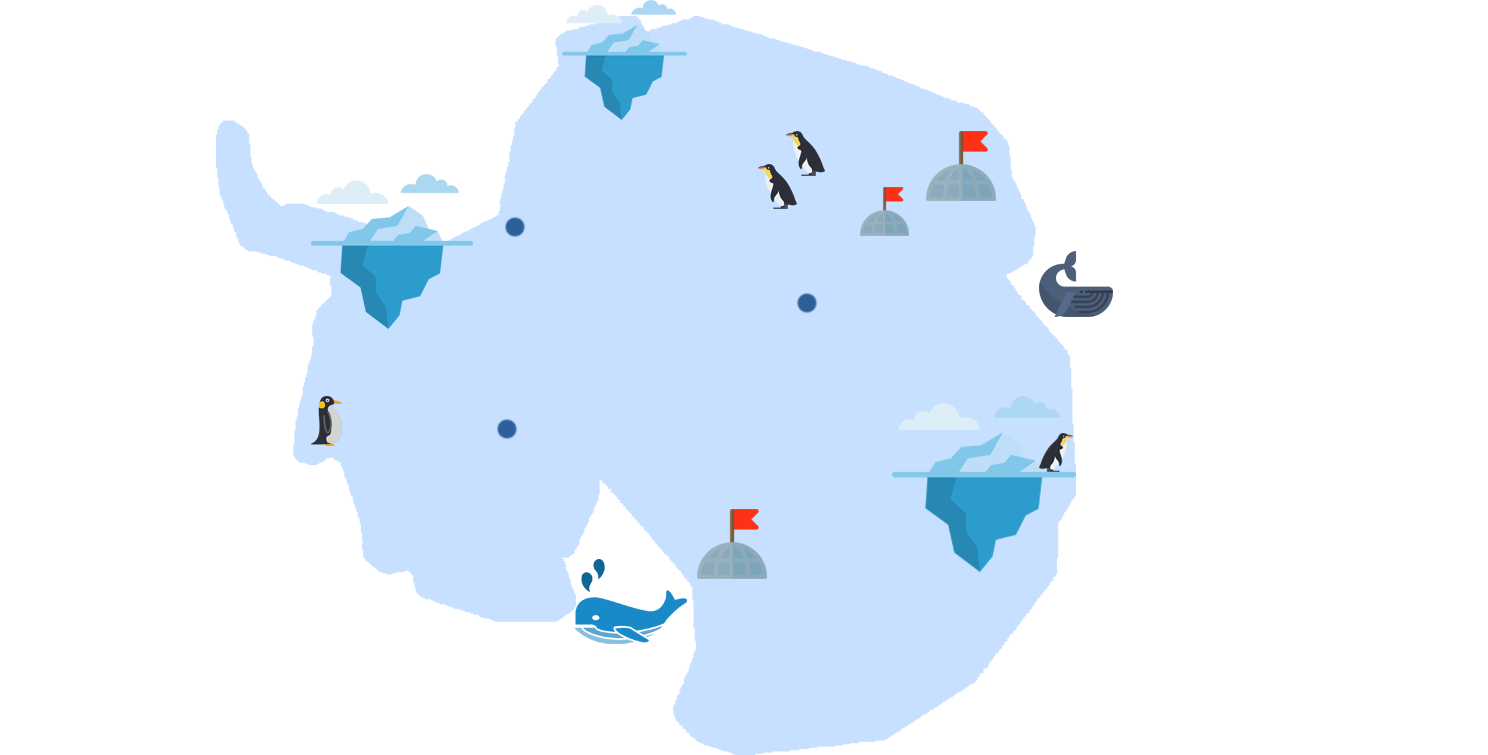
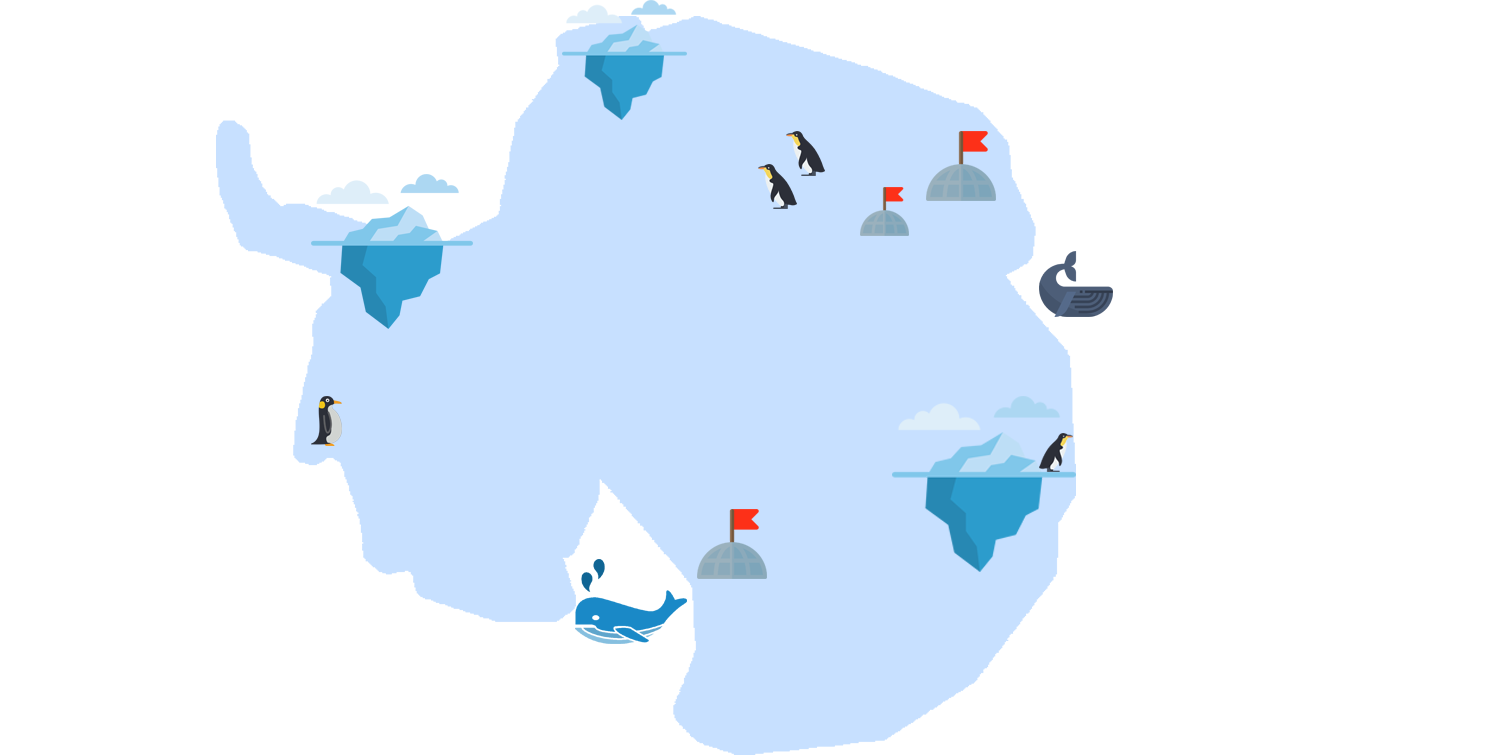
Layer changes from the first 1488x755 image to the second:
hid "mark" over <box>496,216,818,440</box>
